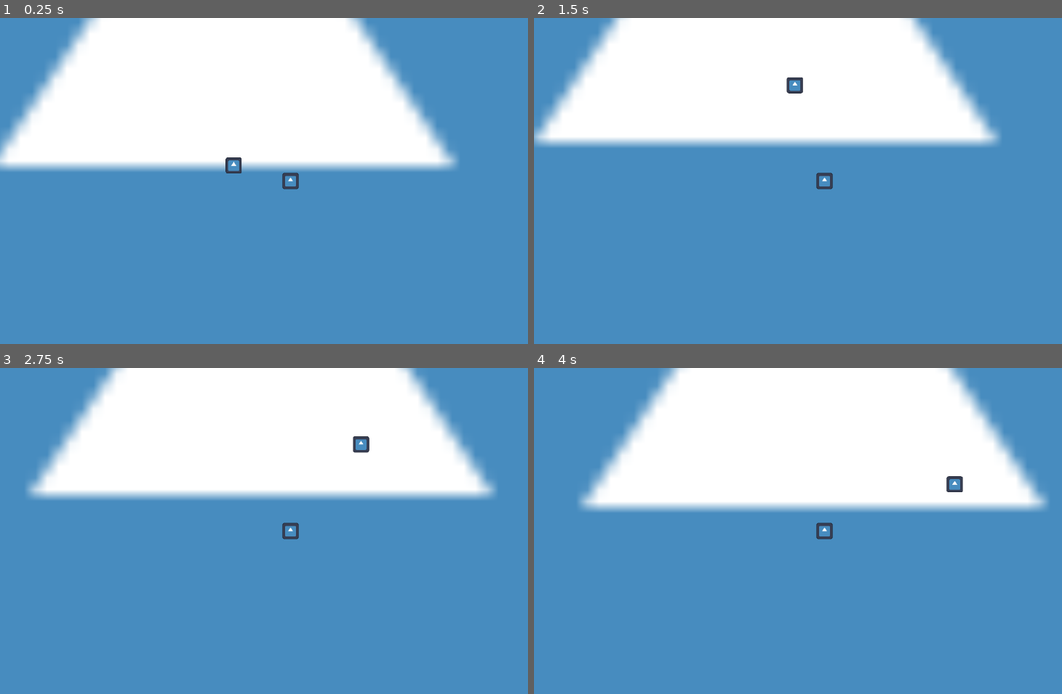
Above: before the commit, frames 1-4 (two rows, left to right).
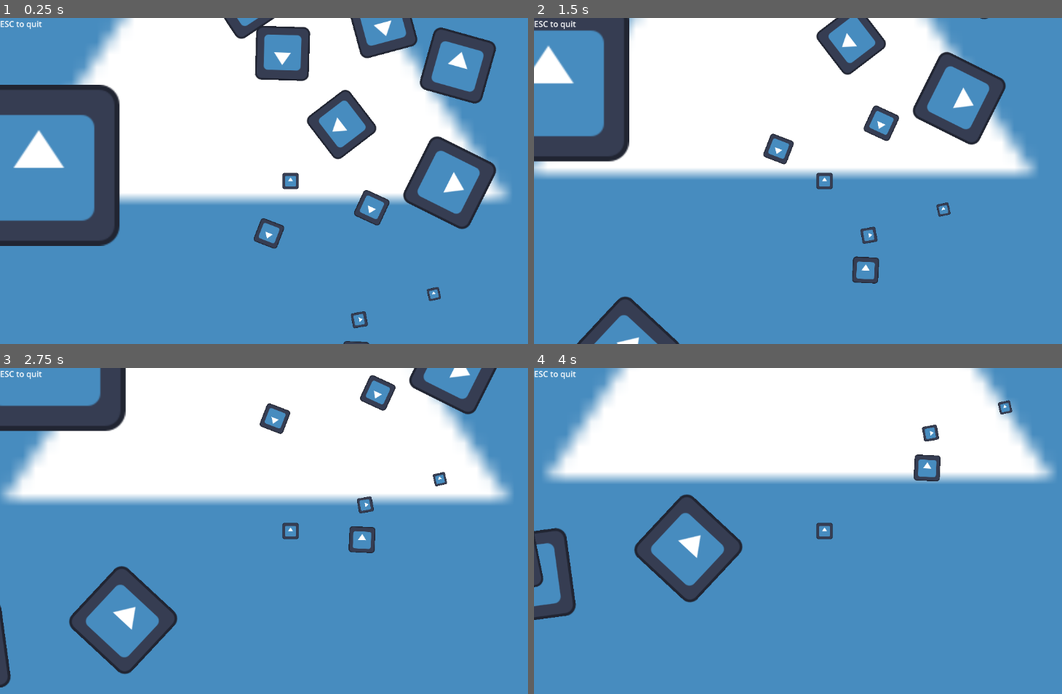
Above: after the commit, the same moments.

Repository: Aroweeri/gmtk2025
Game: Godot game, scene res://scenes/Main.tscn
Same seed, same stepped clock (60 frames per second), same inputs: the game is played once before the commit and once after it. The engine's default icon, where the game draws it, is replaced by a stand-in: a white triangle on a blue panel in a dark square.
Inputs:
- Up to frame 1 (0.25 s): no input
- Up to frame 2 (1.5 s): hold Up (ui_up) 0.53-1.28 s; hold Down (ui_down) from 1.28 s (still down)
- Up to frame 3 (2.75 s): release Down (ui_down) at 2.03 s; hold Up (ui_up) from 2.03 s (still down)
- Up to frame 4 (4 s): release Up (ui_up) at 3.53 s; hold Down (ui_down) from 3.53 s (still down)

The runs differ from the first frame. In frame 1, 28% of the frame differs, in the area x 0-97%, y 0-100%; in frame 2, 24%; in frame 3, 14%; in frame 4, 21%.

Commit message:
Spawn in random obstacles, enable quit with ESC, label shows how to quit, rearrange scene tree.

Diff:
--- a/project.godot
+++ b/project.godot
@@ -14,3 +14,7 @@
 run/main_scene="uid://bhujpltdw4ljj"
 config/features=PackedStringArray("4.4", "Forward Plus")
 config/icon="res://icon.svg"
+
+[display]
+
+window/size/mode=3
--- a/scenes/Main.tscn
+++ b/scenes/Main.tscn
@@ -1,5 +1,6 @@
-[gd_scene load_steps=5 format=3 uid="uid://bhujpltdw4ljj"]
+[gd_scene load_steps=6 format=3 uid="uid://bhujpltdw4ljj"]
 
+[ext_resource type="Script" uid="uid://cretloakqtccg" path="res://scenes/main.gd" id="1_rarhs"]
 [ext_resource type="Texture2D" uid="uid://dkm55g8bd5x2i" path="res://icon.svg" id="1_rvslj"]
 [ext_resource type="Script" uid="uid://dp84pamq5ofd7" path="res://scripts/rotator.gd" id="2_0bbpv"]
 [ext_resource type="Script" uid="uid://bt0iktgl5e5py" path="res://scripts/player.gd" id="3_0bbpv"]
@@ -8,38 +9,42 @@
 radius = 71.0282
 
 [node name="Node2D" type="Node2D"]
+script = ExtResource("1_rarhs")
 
-[node name="MainRotationPoint" type="Node2D" parent="."]
-
-[node name="Sun" type="Sprite2D" parent="MainRotationPoint"]
+[node name="Sun" type="Sprite2D" parent="."]
+scale = Vector2(10, 10)
 texture = ExtResource("1_rvslj")
 
-[node name="Rotator" type="Node2D" parent="MainRotationPoint"]
+[node name="PlayerRotator" type="Node2D" parent="."]
 script = ExtResource("2_0bbpv")
 
-[node name="Player" type="Node2D" parent="MainRotationPoint/Rotator"]
-position = Vector2(467, 0)
+[node name="Player" type="Node2D" parent="PlayerRotator"]
+position = Vector2(2000, 0)
 script = ExtResource("3_0bbpv")
 
-[node name="Sprite" type="Sprite2D" parent="MainRotationPoint/Rotator/Player"]
+[node name="Sprite" type="Sprite2D" parent="PlayerRotator/Player"]
 texture = ExtResource("1_rvslj")
 
-[node name="Camera2D" type="Camera2D" parent="MainRotationPoint/Rotator/Player"]
+[node name="Camera2D" type="Camera2D" parent="PlayerRotator/Player"]
 zoom = Vector2(0.25, 0.25)
 
-[node name="StaticBody2D" type="StaticBody2D" parent="MainRotationPoint/Rotator/Player"]
+[node name="StaticBody2D" type="StaticBody2D" parent="PlayerRotator/Player"]
 
-[node name="CollisionShape2D" type="CollisionShape2D" parent="MainRotationPoint/Rotator/Player/StaticBody2D"]
+[node name="CollisionShape2D" type="CollisionShape2D" parent="PlayerRotator/Player/StaticBody2D"]
 shape = SubResource("CircleShape2D_0bbpv")
 
 [node name="Parallax2D" type="Parallax2D" parent="."]
 scroll_scale = Vector2(0.3, 0.3)
+scroll_offset = Vector2(715, 209)
 
-[node name="TextureRect" type="TextureRect" parent="Parallax2D"]
+[node name="Sprite2D" type="Sprite2D" parent="Parallax2D"]
 z_index = -1
-offset_left = -5872.0
-offset_top = -5910.0
-offset_right = -5744.0
-offset_bottom = -5782.0
-scale = Vector2(91.8171, 91.8171)
+scale = Vector2(100, 100)
 texture = ExtResource("1_rvslj")
+
+[node name="CanvasLayer" type="CanvasLayer" parent="."]
+
+[node name="Label" type="Label" parent="CanvasLayer"]
+offset_right = 40.0
+offset_bottom = 23.0
+text = "ESC to quit"
--- /dev/null
+++ b/scenes/main.gd
@@ -0,0 +1,23 @@
+extends Node2D
+
+var Obstacle = preload("res://scenes/obstacle.tscn")
+
+func _init() -> void:
+	for i in range(50):
+		var tempRotator = Node2D.new()
+		var tempPositioner = Node2D.new();
+		tempRotator.rotation = randf()*PI*2
+		tempPositioner.position = Vector2(1500 + (randf()*2000), 0);
+		tempRotator.add_child(tempPositioner);
+		var targetPosition = Vector2(tempPositioner.global_position);
+
+		var newObstacle = Obstacle.instantiate()
+		newObstacle.position = targetPosition
+		(newObstacle.get_node("CollisionShape2D/Sprite2D") as Node2D).scale *= 0.5+randf()*5
+
+		newObstacle.rotation = randf()*PI*2
+		add_child(newObstacle)
+
+func _input(event: InputEvent) -> void:
+	if(event.is_action_pressed("ui_cancel")):
+		get_tree().quit();
--- /dev/null
+++ b/scenes/obstacle.tscn
@@ -0,0 +1,14 @@
+[gd_scene load_steps=3 format=3 uid="uid://couxhftxssk1x"]
+
+[ext_resource type="Texture2D" uid="uid://dkm55g8bd5x2i" path="res://icon.svg" id="1_sl1jc"]
+
+[sub_resource type="CircleShape2D" id="CircleShape2D_aubd6"]
+radius = 72.0
+
+[node name="Obstacle" type="StaticBody2D"]
+
+[node name="CollisionShape2D" type="CollisionShape2D" parent="."]
+shape = SubResource("CircleShape2D_aubd6")
+
+[node name="Sprite2D" type="Sprite2D" parent="CollisionShape2D"]
+texture = ExtResource("1_sl1jc")
Not shown, added: scenes/main.gd.uid
